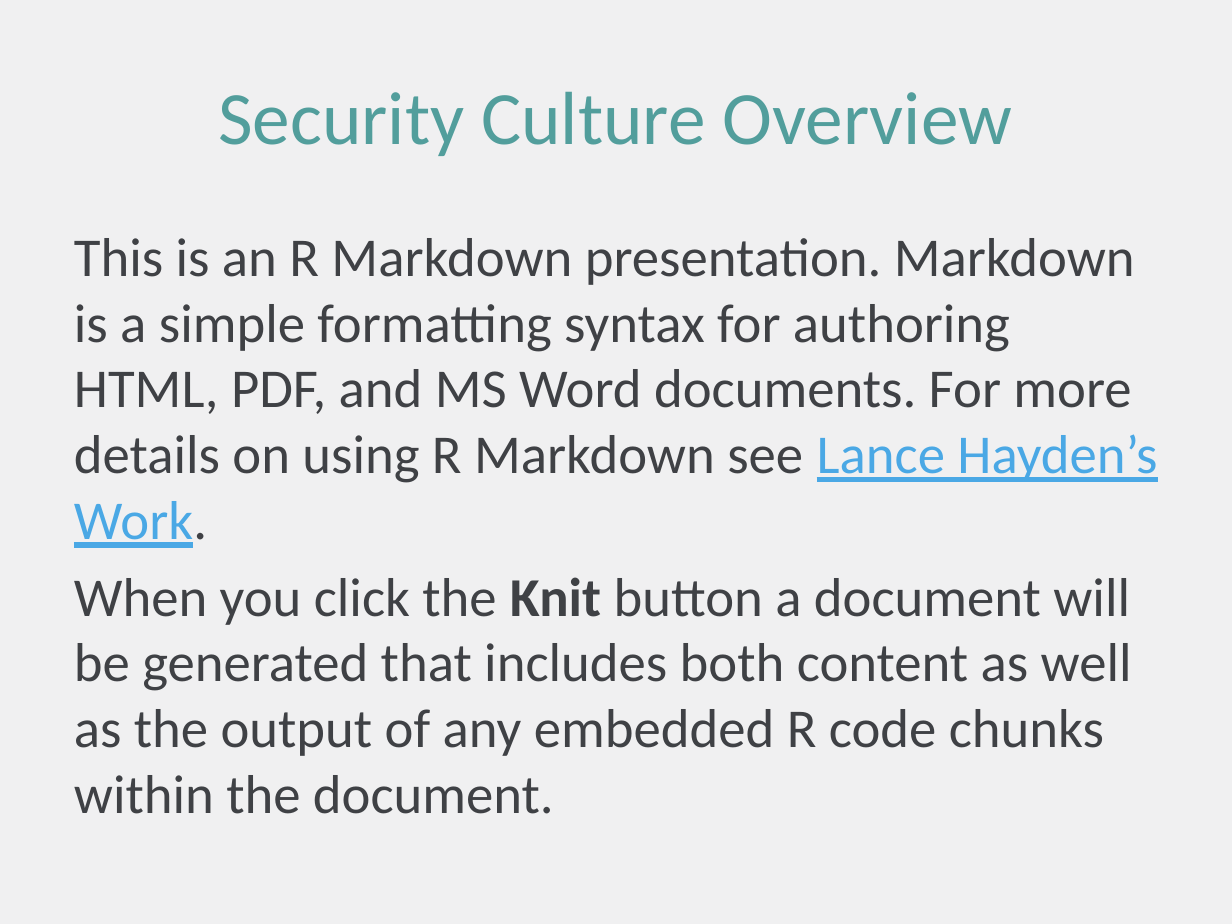
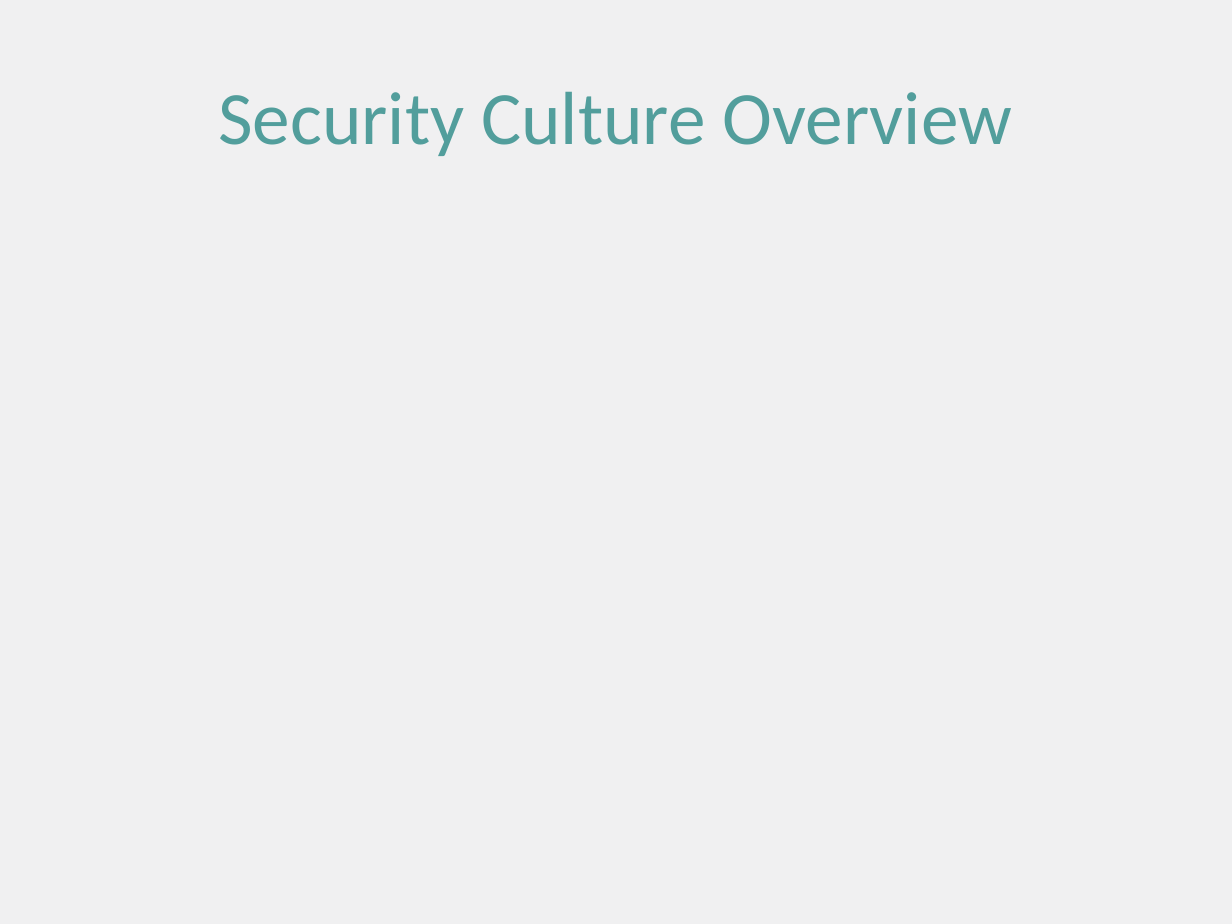
Before and after one commit to kindlyops/havengrc, a slide deck: slide 2 of worker/template.pptx. Drawn at 1232x924 pixels with LibreOffice and Linux fonts; fonts in the diff are those of the drawing; background and template pictures are left out. Boxes give left, top, right and bottom in pixels: in the first picture for what was removed or moved away, otherwise in the second. Text is boxed around its words. In the diff, an @@ line names an element or a change of style, - is before the commit and + after.

Commit message:
Polished up the pptx presentation formatting.

```diff
--- a/worker/template.pptx
+++ b/worker/template.pptx
@@ text removed at (x1=74, y1=238, x2=1157, y2=814) @@
-This is an R Markdown presentation. Markdown is a simple formatting syntax for authoring HTML, PDF, and MS Word documents. For more details on using R Markdown see Lance Hayden’s Work.
-When you click the Knit button a document will be generated that includes both content as well as the output of any embedded R code chunks within the document.
```
Also in this commit, not shown: 1 other slide changed, 2 slides removed, 5 other files.
